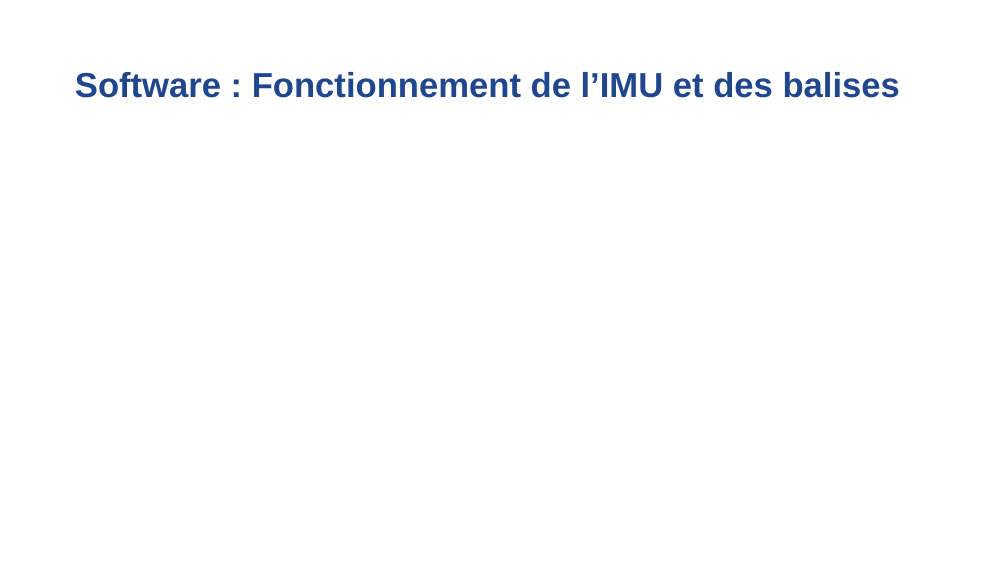
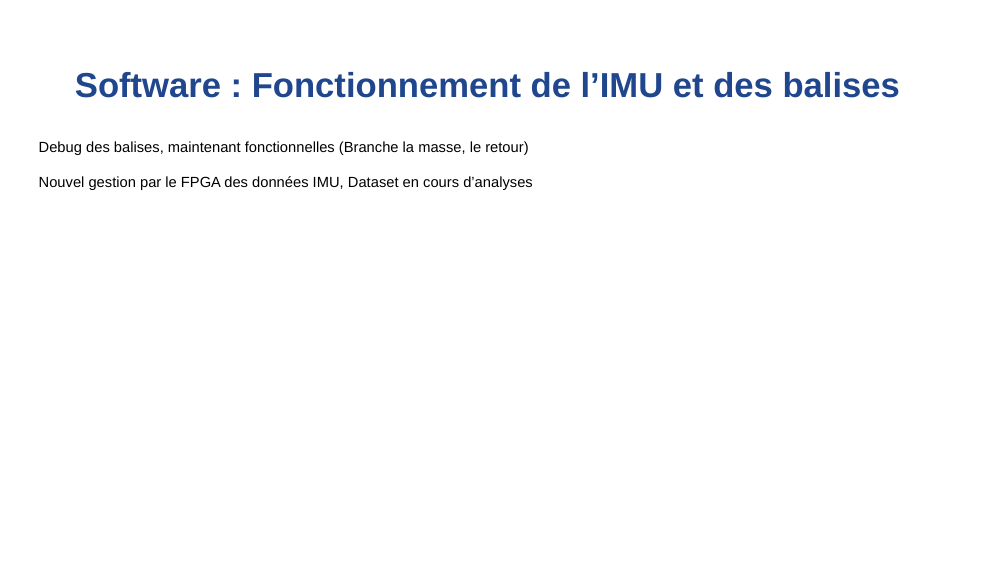
Before and after one commit to Laffargue-ElsysDesign/Robot_Surveillance_V3, a slide deck: slide 3 of GestionDeProjet/Reunions/Reunion_11_08_2022/Reunion_avancement_11_08_22.pptx. Drawn at 1008x567 pixels with LibreOffice and Linux fonts; fonts in the diff are those of the drawing; background and template pictures are left out. Boxes give left, top, right and bottom in pixels: in the first picture for what was removed or moved away, otherwise in the second. Text is boxed around its words. In the diff, an @@ line names an element or a change of style, - is before the commit and + after.

```diff
--- a/GestionDeProjet/Reunions/Reunion_11_08_2022/Reunion_avancement_11_08_22.pptx
+++ b/GestionDeProjet/Reunions/Reunion_11_08_2022/Reunion_avancement_11_08_22.pptx
@@ text added at [39,141,533,190], 14 pt, text #000000 @@
+Debug des balises, maintenant fonctionnelles (Branche la masse, le retour)
+Nouvel gestion par le FPGA des données IMU, Dataset en cours d’analyses
```
Also in this commit, not shown: 1 other slide changed.
